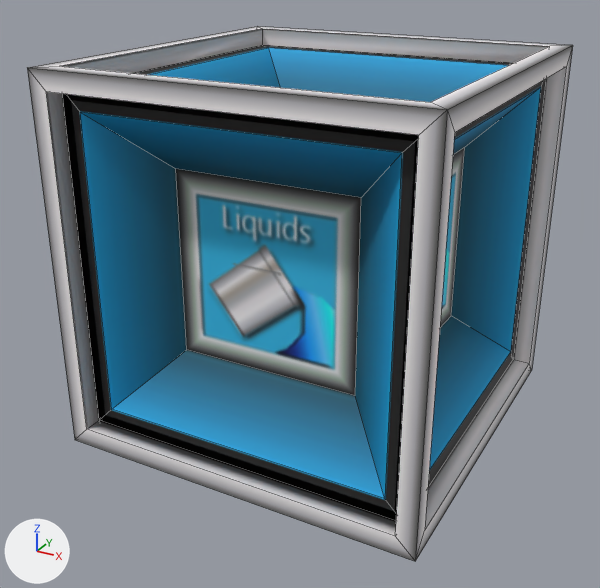
Before and after pictures for a commit that changed the OBJ model models/block/infinite_tank.obj.
Rendered twice from a 50 mm lens placed at (1.478, -2.401, 1.288), pointed at (0.474, -0.576, 0.376). The lights are fixed; the arrows at lower left show +X, +Y and +Z. Mesh edges are drawn as thin lines. Where no turn or scale is listed for an object, it has been applied to the vertices. Vertices at the same position are counted once.
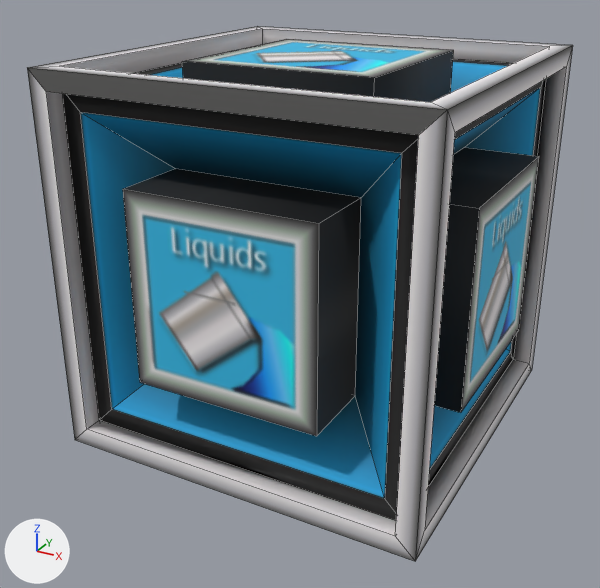
What differs and where, as boxes [x1, y1, x2, y2] in the pictures (600 x 588 px):
```json
{"part": 1, "of": "me_cube_002", "change": "built on", "before": [176, 147, 465, 396], "after": [123, 39, 539, 436]}
{"part": 2, "of": "me_cube_002", "change": "surface changed", "before": [27, 26, 573, 552], "after": [27, 26, 573, 552]}
```

Scene script edits in JSON lines:
```json
{"block": "me_cube_002", "where": "# used by ob_cube_002; location = (0.0, 0.0, 0.0)"}
{"op": "remove", "block": "me_cube_002", "code": "me_cube_002.from_pydata(...)  # 88 vertices, 102 faces; spans x 0.0..1.0, y -1.0..0.0, z 0.0..1.0"}
{"op": "add", "block": "me_cube_002", "code": "me_cube_002.from_pydata(...)  # 112 vertices, 126 faces; spans x 0.0..1.0, y -1.0..0.0, z 0.0..1.0"}
{"block": "me_cube_002", "change": "me_cube_002 part 1"}
{"block": "me_cube_002", "change": "6 faces are deleted"}
{"block": "me_cube_002", "change": "24 vertices are added at x 0.0..1.0, y -1.0..0.0, z 0.0..1.0"}
{"block": "me_cube_002", "change": "30 new faces join them"}
{"block": "me_cube_002", "change": "me_cube_002 part 2: 84 kept faces spanning x 0.0..1.0, y -1.0..0.0, z 0.0..1.0 get new texture (UV) coordinates"}
```
